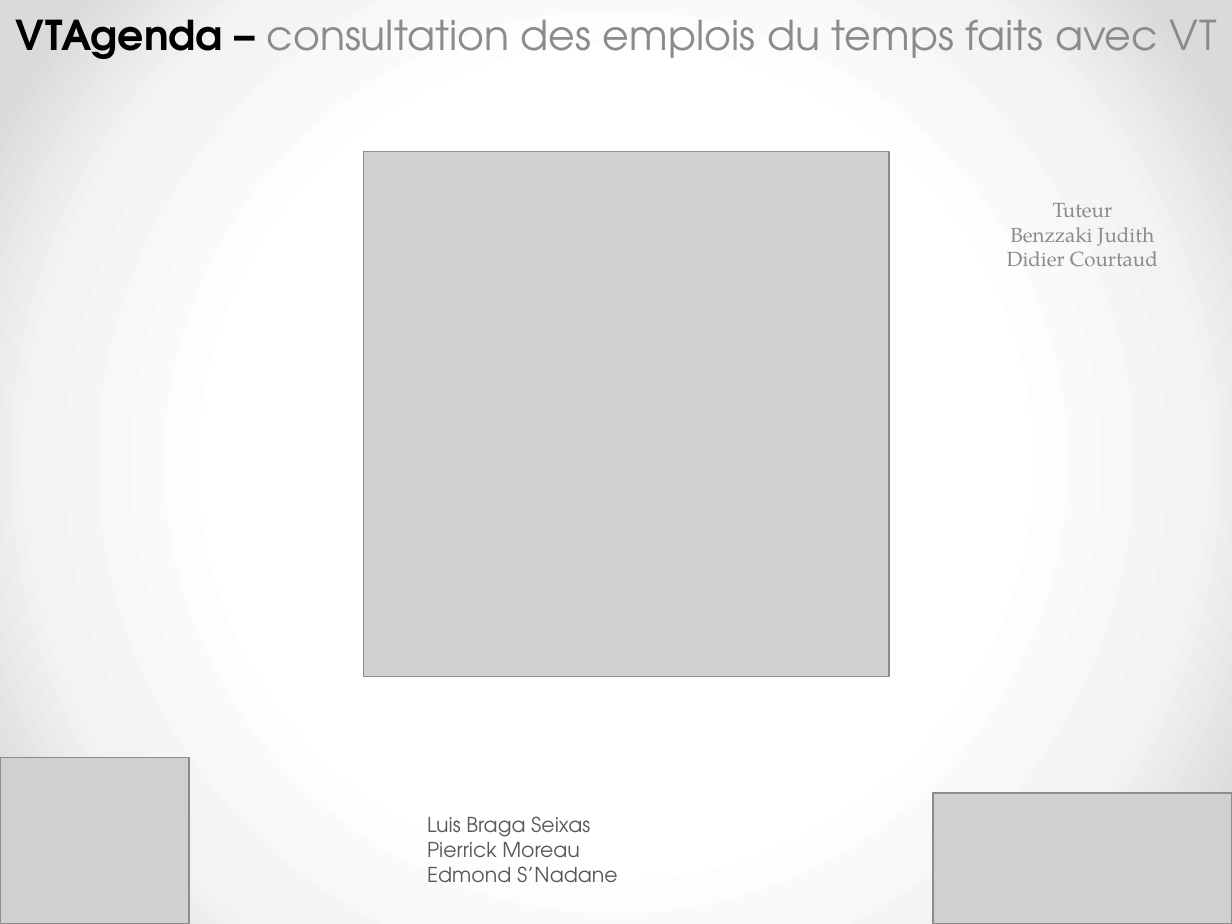
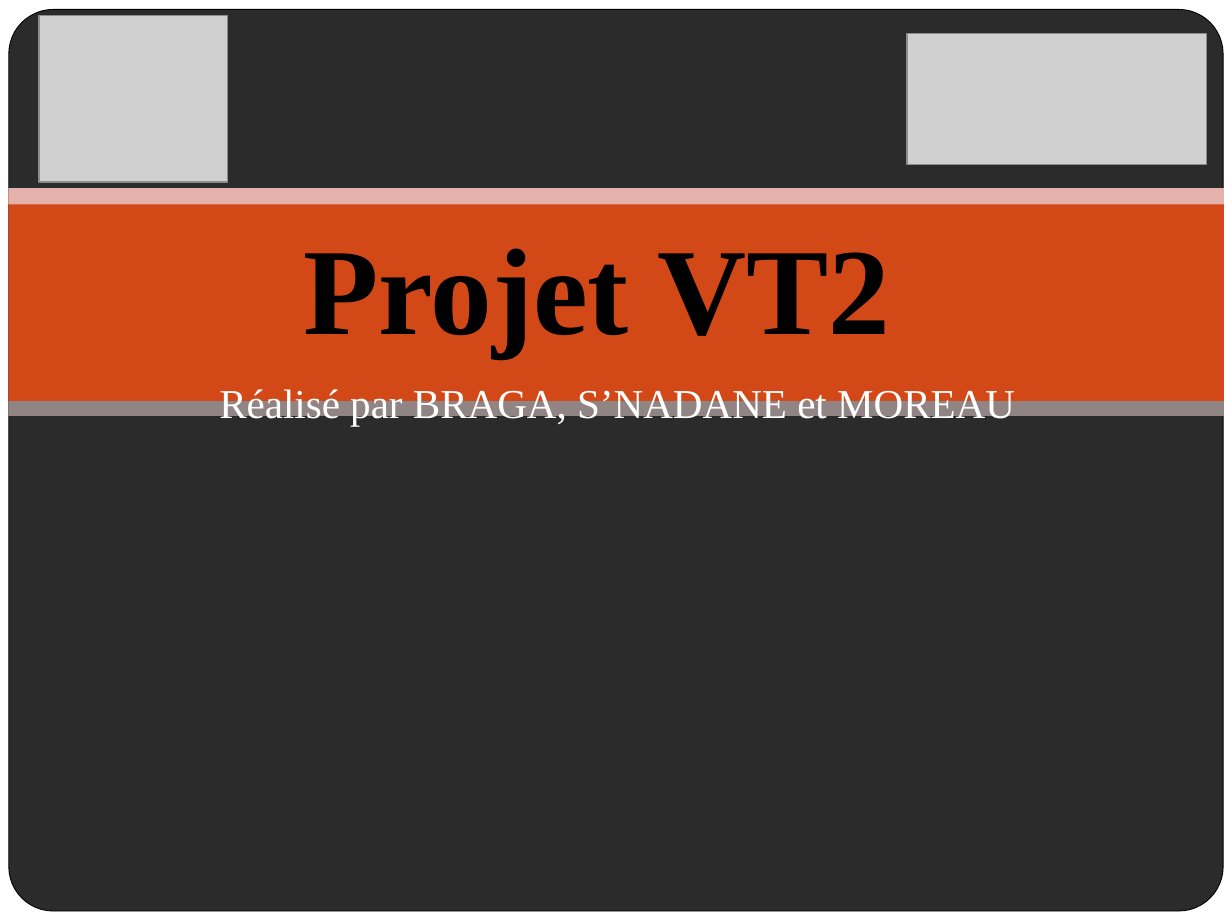
Before and after one commit to edmondsnadane/Projet-R-D, a slide deck: slide 1 of Docs/Soutenance Projet.pptx. Drawn at 1232x924 pixels with LibreOffice and Linux fonts; fonts in the diff are those of the drawing; grey boxes stand for pictures; background and template pictures are left out; a plain dark background stands for a picture behind light text. Boxes give left, top, right and bottom in pixels: in the first picture for what was removed or moved away, otherwise in the second. Text is boxed around its words. In the diff, an @@ line names an element or a change of style, - is before the commit and + after.

```diff
--- a/Docs/Soutenance Projet.pptx
+++ b/Docs/Soutenance Projet.pptx
@@ background gradient #FFFFFF to #F4F4F4 to #DADADA to picture (left out) @@
@@ rectangle added at [0,0,1232,924], fill #FFFFFF @@
@@ rounded rectangle added at [9,10,1223,912], fill #FFFFFF, outline #000000 0.5 pt @@
@@ subtitle removed at [16,19,1218,59] @@
-VTAgenda – consultation des emplois du temps faits avec VT
@@ picture: place and size @@
-picture at [0,758,188,924]
+picture at [39,16,228,182]
@@ picture: place and size @@
-picture at [933,793,1232,924]
+picture at [907,33,1206,164]
@@ picture removed at [363,152,888,676] @@
@@ rectangle added at [9,195,1225,400], fill #D34817 @@
@@ rectangle added at [9,188,1225,205], fill #E6B1AC @@
@@ text removed at [1007,203,1158,266] @@
-Tuteur
-Benzzaki Judith
-Didier Courtaud
@@ subtitle added at [219,248,1015,426], 24 pt, text #FFFFFF @@
+Projet VT2
+Réalisé par BRAGA, S’NADANE et MOREAU
@@ rectangle added at [9,402,1225,416], fill #918485 @@
@@ text removed at [427,816,618,882] @@
-Luis Braga Seixas
-Pierrick Moreau
-Edmond S’Nadane
```
Also in this commit, not shown: 6 other slides changed.
